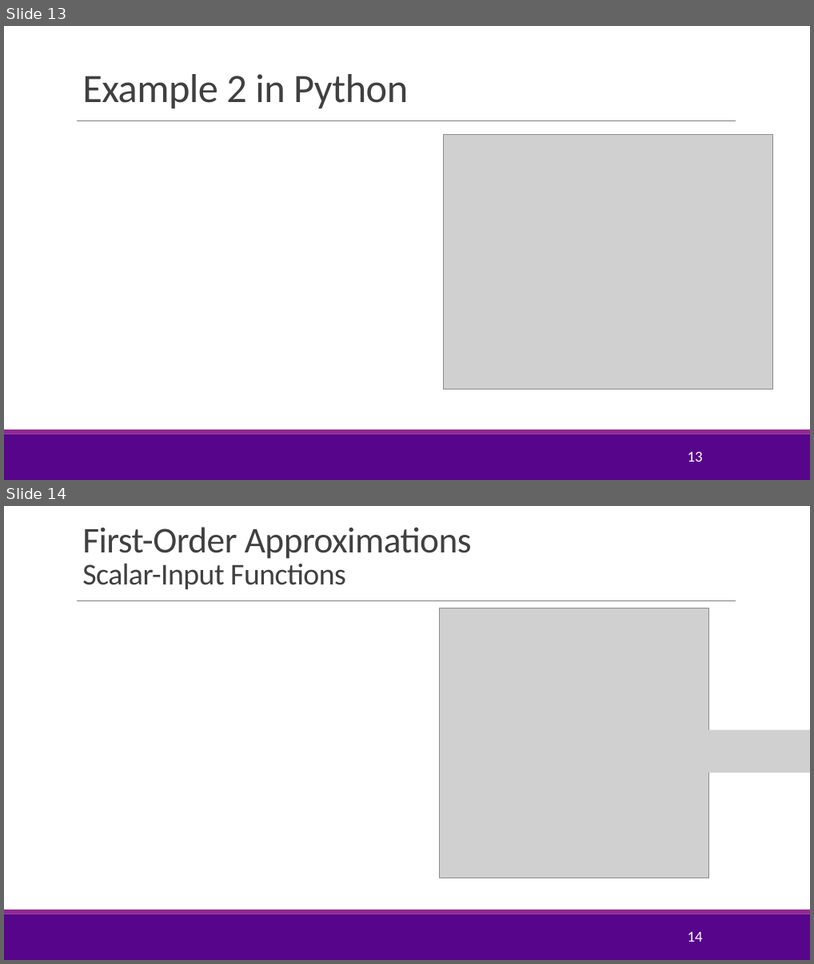
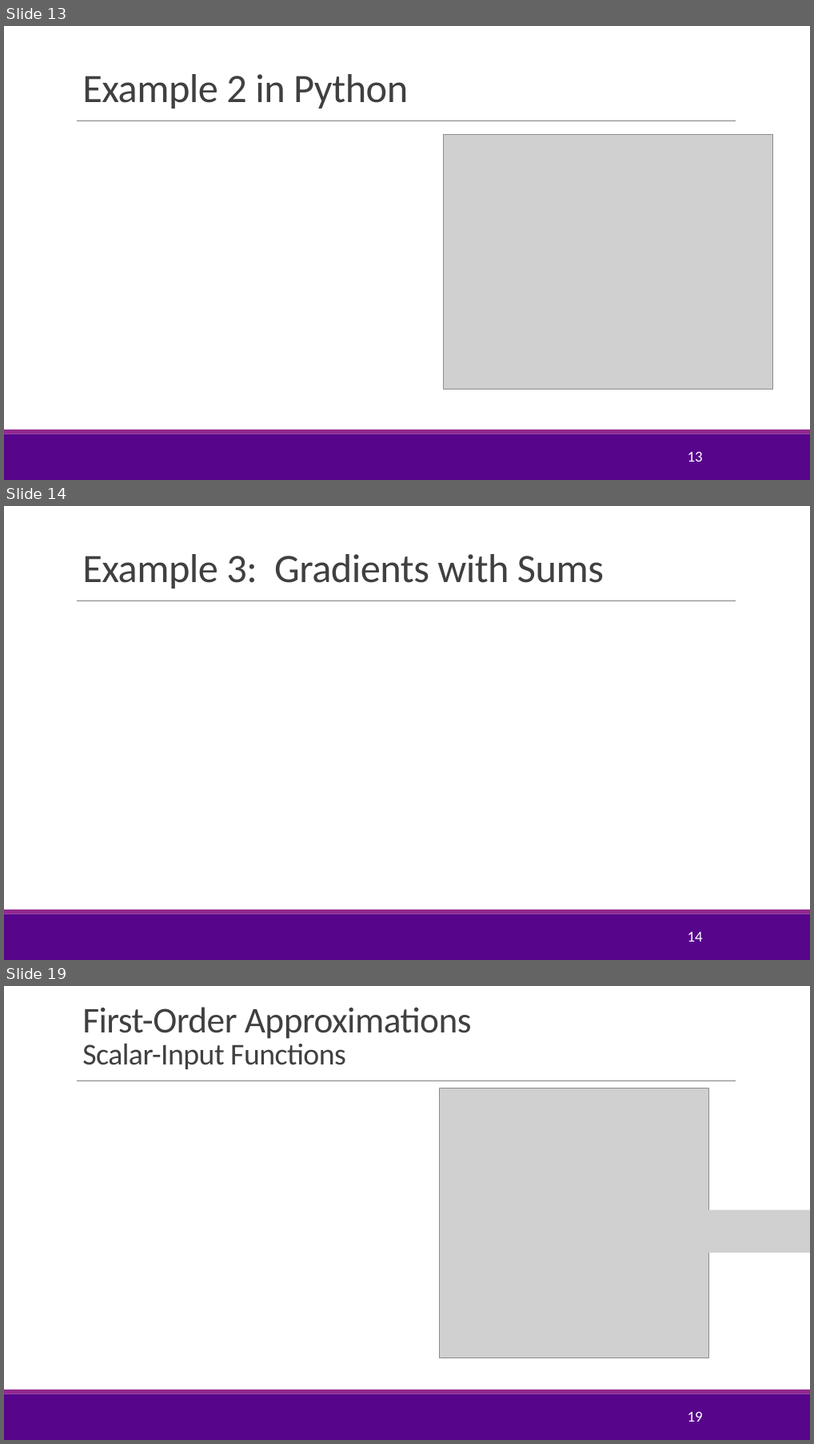
Before and after one commit to sdrangan/introml, a slide deck: lectures/Lect07_Optim.pptx. Shown one above the other, each under a label of ours: slides 13 and 14 before the commit, slides 13, 14 and 19 after it; the slides between them are not shown. The pictures are 814x964 and 814x1444 pixels, drawn with LibreOffice and Linux fonts; fonts in the diff are those of the drawing; grey boxes stand for pictures; background and template pictures are left out. Boxes give left, top, right and bottom in pixels: in the first picture for what was removed or moved away, otherwise in the second. Text is boxed around its words. In the diff, an @@ line names an element or a change of style, - is before the commit and + after.

```diff
--- a/lectures/Lect07_Optim.pptx
+++ b/lectures/Lect07_Optim.pptx
@@ slide 14 added at [4, 506, 810, 960], background #FFFFFF; not listed: 3 template elements that a slide beside it also shows @@
@@ title added at [82, 554, 604, 588], 48 pt, text #404040 @@
+Example 3: Gradients with Sums
@@ page number added at [688, 932, 703, 941], 18 pt, text #FFFFFF @@
+14
@@ what was slide 14 is now slide 19 @@
@@ page number at [688, 1411, 703, 1421]: text changed @@
-14
+19
```
Also in this commit, not shown: 3 slides changed, 2 other slides added, 1 slide removed, 4 other files.
